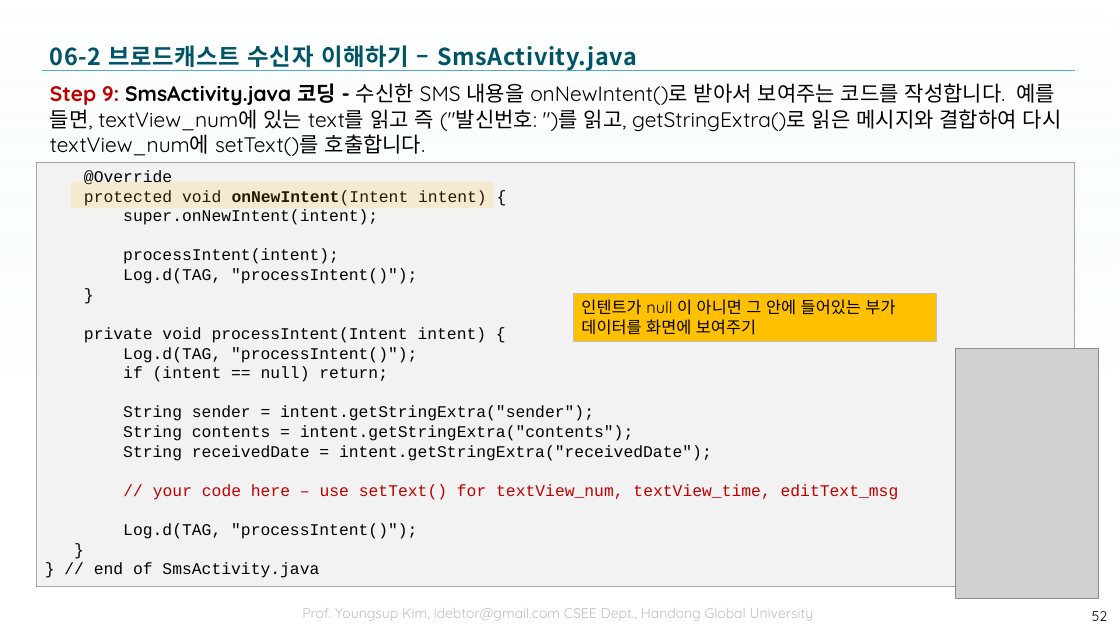
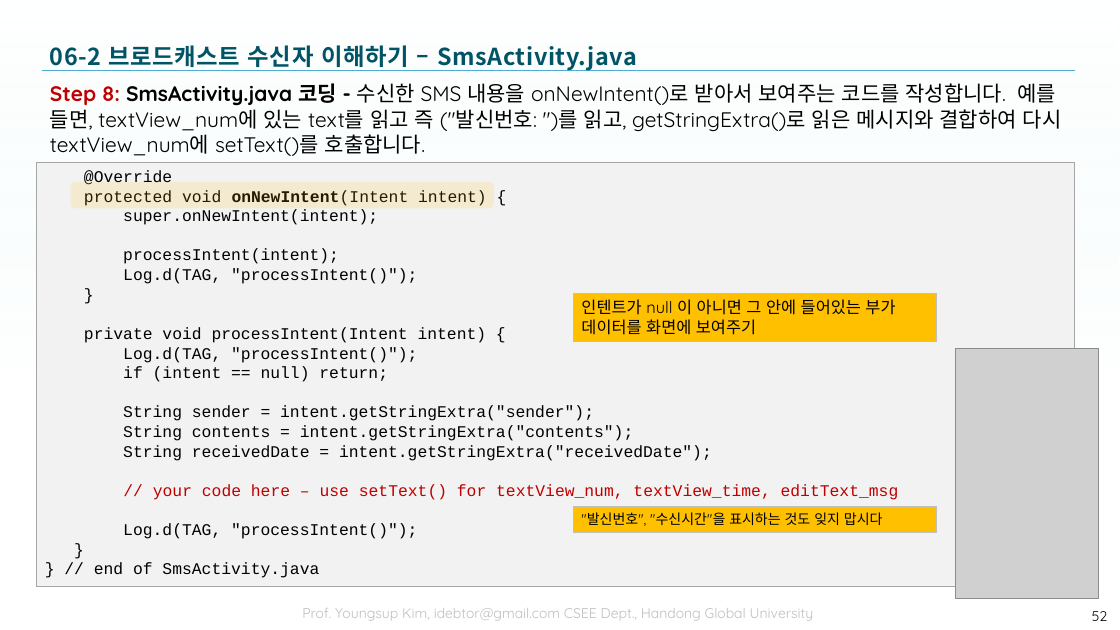
Before and after one commit to tae7841/HuStarAS, a slide deck: slide 52 of ppts/06Service.pptx. Drawn at 1120x630 pixels with LibreOffice and Linux fonts; fonts in the diff are those of the drawing; grey boxes stand for pictures; background and template pictures are left out. Boxes give left, top, right and bottom in pixels: in the first picture for what was removed or moved away, otherwise in the second. Text is boxed around its words. In the diff, an @@ line names an element or a change of style, - is before the commit and + after.

```diff
--- a/ppts/06Service.pptx
+++ b/ppts/06Service.pptx
@@ text at (x1=50, y1=83, x2=1062, y2=156): text changed @@
-Step 9: SmsActivity.java 코딩 - 수신한 SMS 내용을 onNewIntent()로 받아서 보여주는 코드를 작성합니다. 예를 들면, textView_num에 있는 text를 읽고 즉 ("발신번호: ")를 읽고, getStringExtra()로 읽은 메시지와 결합하여 다시 textView_num에 setText()를 호출합니다.
+Step 8: SmsActivity.java 코딩 - 수신한 SMS 내용을 onNewIntent()로 받아서 보여주는 코드를 작성합니다. 예를 들면, textView_num에 있는 text를 읽고 즉 ("발신번호: ")를 읽고, getStringExtra()로 읽은 메시지와 결합하여 다시 textView_num에 setText()를 호출합니다.
@@ rectangle added at (x1=573, y1=507, x2=937, y2=532), fill #FFC000, outline #BFBFBF 0.75 pt, 12 pt, text #000000 @@
+"발신번호", "수신시간"을 표시하는 것도 잊지 맙시다
```
Also in this commit, not shown: 8 other slides changed.
